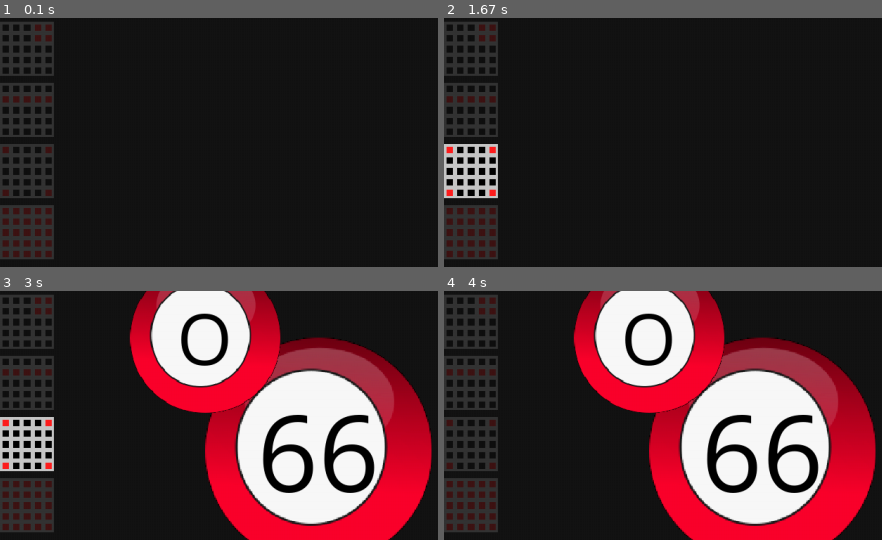
Above: before the commit, frames 1-4 (two rows, left to right).
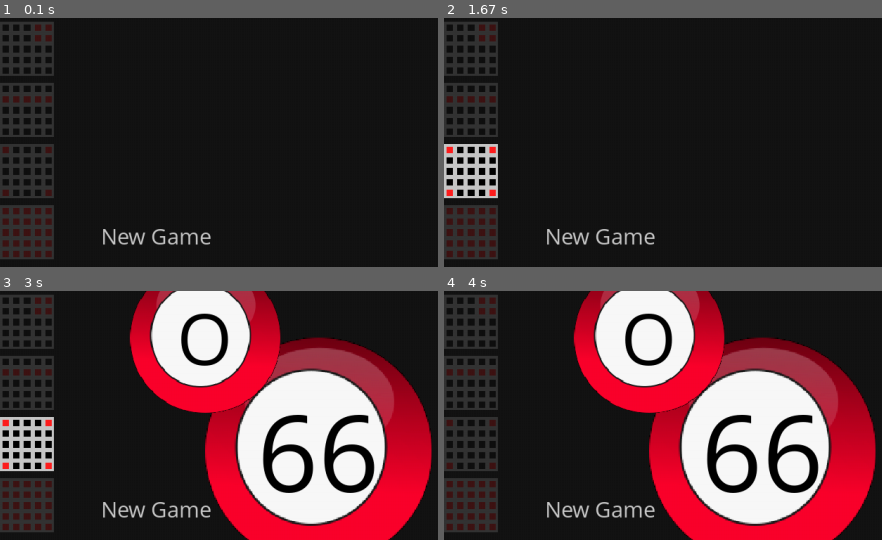
Above: after the commit, the same moments.

Repository: schoen2016/pygame-bingo-board
Game: pygame game, started from bingoboard.py
Two runs of this game, one before a commit and one after it. Both use one fixed random seed, a clock stepped at 60 frames per second and the inputs below.
Inputs (mouse positions are % of the whole screen's width and height, from its top left):
- Up to frame 1 (0.1 s): no input
- Up to frame 2 (1.67 s): click (68, 94) at 0.38 s; press the mouse at (3, 64) at 0.7 s; move the mouse to (31, 45) at 0.8 s; release the mouse at (58, 26) at 0.93 s; press the mouse at (3, 64) at 1.03 s; move the mouse to (29, 73) at 1.13 s; release the mouse at (55, 83) at 1.27 s; press the mouse at (3, 85) at 1.37 s; move the mouse to (22, 75) at 1.47 s; release the mouse at (42, 65) at 1.6 s
- Up to frame 3 (3 s): press the mouse at (19, 54) at 1.7 s; move the mouse to (18, 63) at 1.8 s; release the mouse at (17, 72) at 1.93 s; press the mouse at (25, 95) at 2.03 s; move the mouse to (26, 91) at 2.13 s; release the mouse at (27, 87) at 2.27 s; press the mouse at (3, 95) at 2.37 s; move the mouse to (32, 53) at 2.47 s; release the mouse at (62, 12) at 2.6 s; press the mouse at (13, 85) at 2.7 s; move the mouse to (20, 76) at 2.8 s; release the mouse at (27, 68) at 2.93 s
- Up to frame 4 (4 s): press the mouse at (19, 85) at 3.03 s; move the mouse to (32, 83) at 3.13 s; release the mouse at (45, 80) at 3.27 s; click (3, 85) at 3.38 s; click (54, 86) at 3.72 s
The pictures show only the part of the screen within x 50-100%, y 50-100%; the shares and areas given below are measured in that part.

The runs differ from the first frame. In frame 1, 0.7% of the frame differs, in the area x 23-49%, y 84-92%; in frame 2, 0.7%; in frame 3, 0.7%; in frame 4, 0.7%.

Commit message:
feature: add New Game button

Diff:
--- a/bingoboard.py
+++ b/bingoboard.py
@@ -19,7 +19,6 @@
 fs = br     # ball font size
 background_color = color_gray
 GUI.fill(background_color)
-
 
 class Img():
     def __init__(self):
@@ -389,6 +388,17 @@
             badges.append(badge)
 
     return badges
+
+def create_button(text, pos, fontsize, fontcolor, fonttype):
+
+    font = pygame.font.SysFont(fonttype, fontsize)
+    textsurface = font.render(text, True, fontcolor)
+
+    button = TextBlock(textsurface)
+    button.set_pos(pos)
+
+    return button
+
 
 def create_badge_titles(badges):
     # Badge Titles
@@ -586,6 +596,16 @@
 all_sprites = pygame.sprite.Group()
 ball_sprites = pygame.sprite.Group()
 
+xPos = WIN_RIGHT.x
+yPos = WIN_RIGHT.y + WIN_RIGHT.height - 2*br
+btn_new_game = create_button(
+    text = "New Game",
+    pos = (xPos,yPos),
+    fonttype = 'Comic Sans MS',
+    fontcolor = color_white,
+    fontsize = br,
+)
+
 balls = create_board_balls()
 menu = create_menu_sprite_groups()
 menu_balls = create_menu_bingo()
@@ -652,6 +672,11 @@
                 point = pygame.mouse.get_pos()
                 if item.rect.collidepoint(point):
                     item.toggle()
+
+            if btn_new_game.rect.collidepoint(point):
+                for ball in balls:
+                    ball.kill()
+
 
     # print(br*2)
     surf = pygame.surface.Surface([WIN_MID.width, WIN_MID.height])
@@ -677,6 +702,10 @@
     # for ball in balls:
     #     ball_sprites.add(ball)
 
+    # btn_new_game.set_pos()
+
+
+    all_sprites.add(btn_new_game)
     ball_sprites.update()
     ball_sprites.draw(GUI)
     all_sprites.update()
